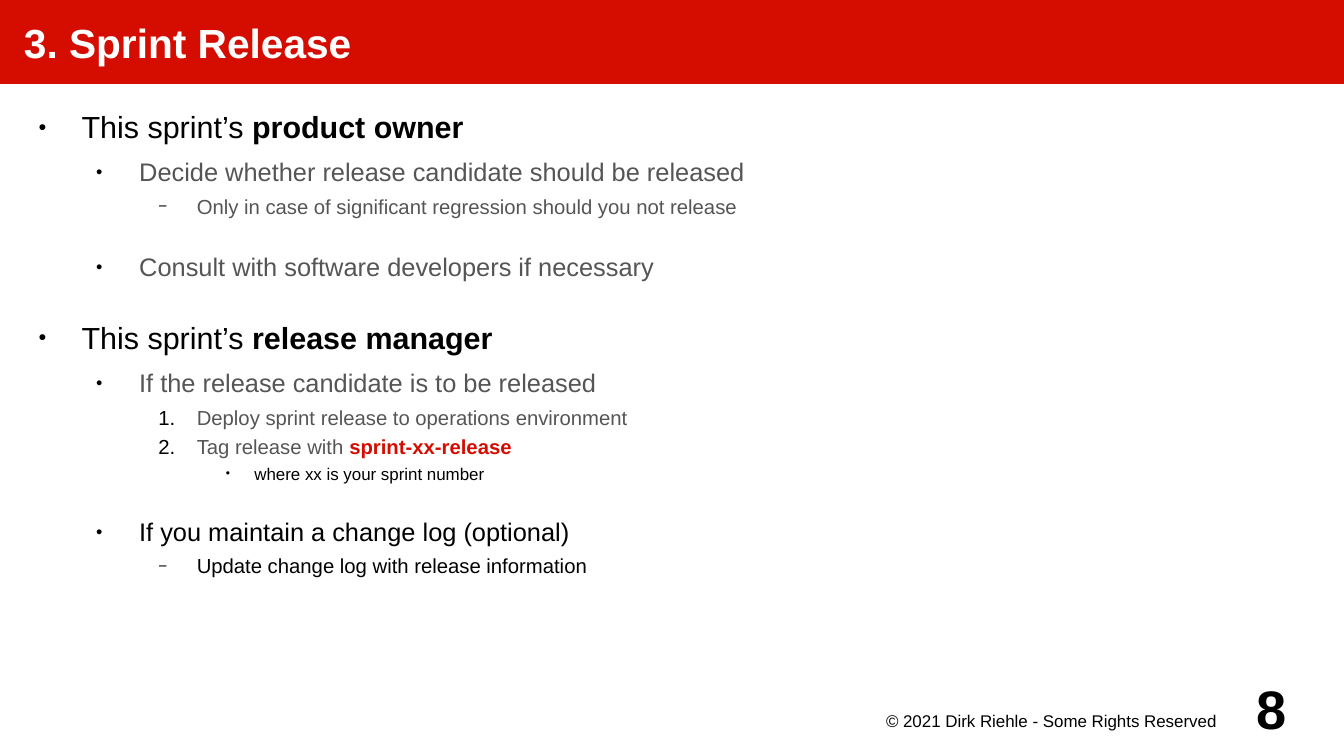
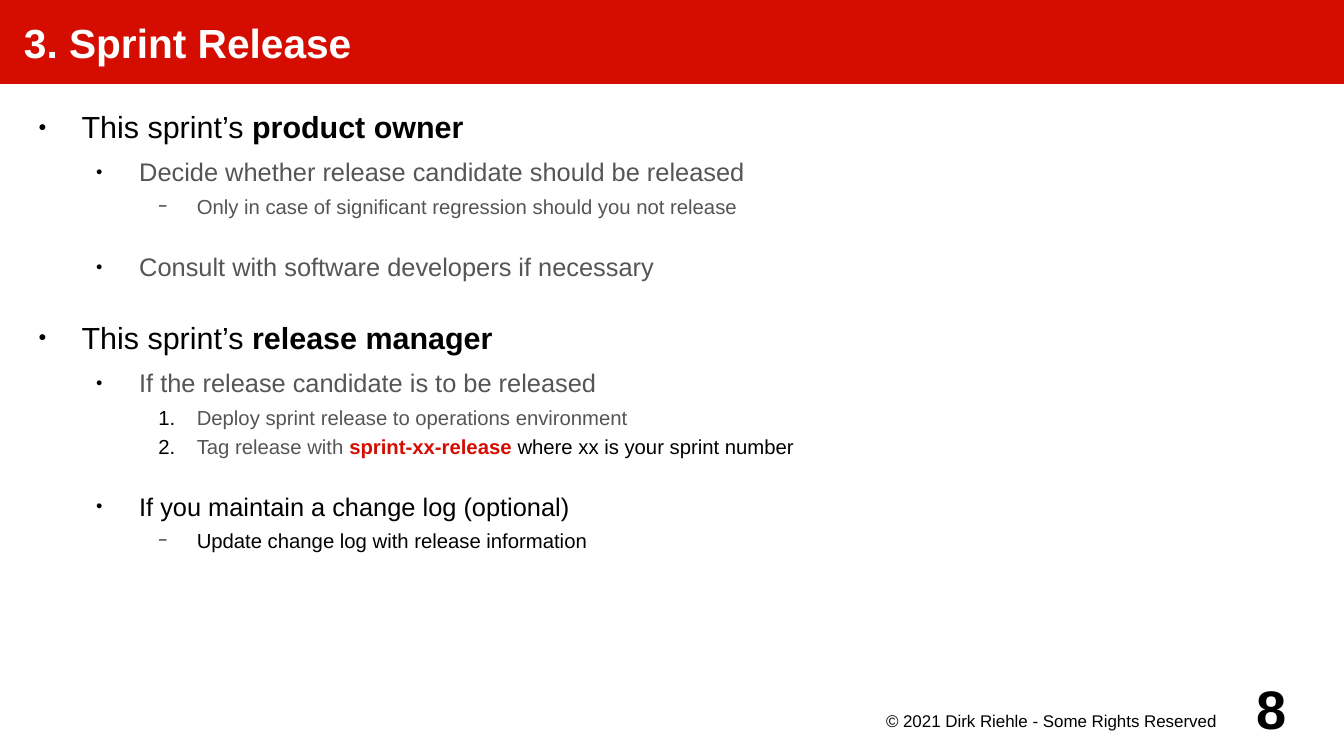
Before and after one commit to dirkriehle/amos-course, a slide deck: slide 8 of Lecture slides/AMOS B03 - The Team Meeting.odp. Drawn at 1344x756 pixels with LibreOffice and Linux fonts; fonts in the diff are those of the drawing. Boxes give left, top, right and bottom in pixels: in the first picture for what was removed or moved away, otherwise in the second. Text is boxed around its words. In the diff, an @@ line names an element or a change of style, - is before the commit and + after.

```diff
--- a/Lecture slides/AMOS B03 - The Team Meeting.odp
+++ b/Lecture slides/AMOS B03 - The Team Meeting.odp
@@ text at [197,439,794,459]: text changed @@
-    2. Tag release with sprint-xx-release
-      ● where xx is your sprint number
+    2. Tag release with sprint-xx-release where xx is your sprint number
```
Also in this commit, not shown: 3 other slides changed, 1 slide added, 20 other files.
